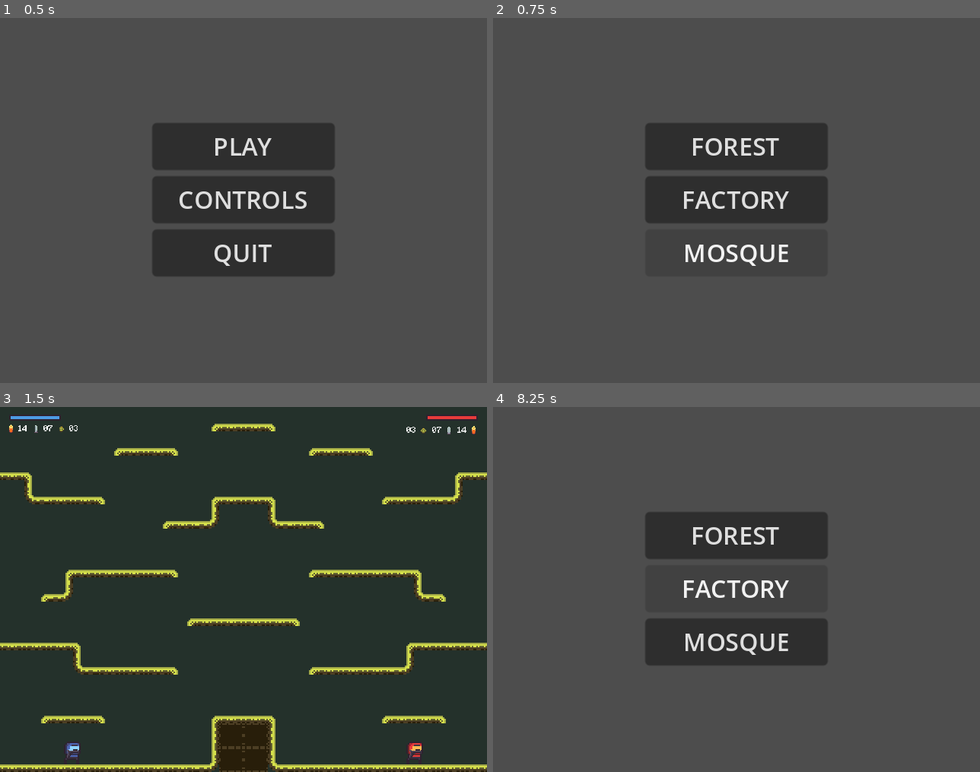
Above: before the commit, frames 1-4 (two rows, left to right).
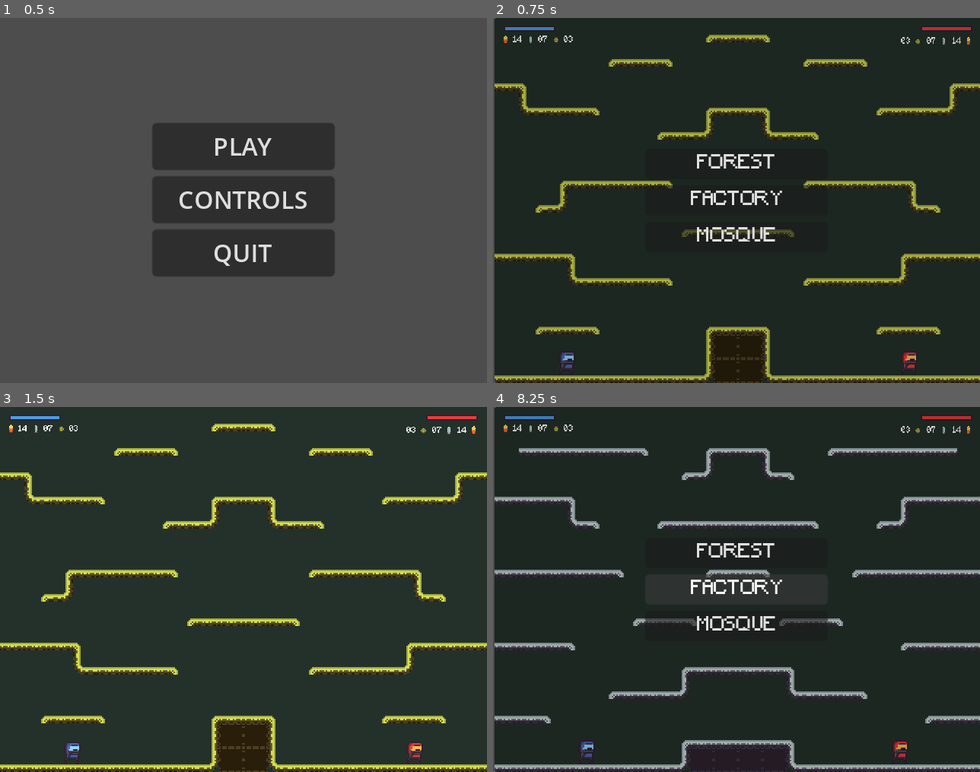
Above: after the commit, the same moments.

Repository: dm1nh/gunbattle
Game: Godot game, scene res://scenes/main_menu.tscn
Two runs of this game, one before a commit and one after it. Both use one fixed random seed, a clock stepped at 60 frames per second and the inputs below.
Inputs (mouse positions are in pixels of both pictures, inside the frame that each line leads up to):
- Up to frame 1 (0.5 s): no input
- Up to frame 2 (0.75 s): click "PLAY" at 0.5 s
- Up to frame 3 (1.5 s): click "FOREST" at 1.25 s
- Up to frame 4 (8.25 s): tap Enter at 2, 5, 6.5 s; move the mouse to (843, 571) at 2.02 s; hold D (b_right) 2.03-2.75 s; tap Space (space) at 2.1, 3.5, 3.8, 5.3, 5.75, 6.05, 6.8, 7.25, 7.55 s; tap W (b_jump) at 2.27, 3.77, 6.02, 6.77, 7.52 s; click "FACTORY" at 2.75 s; move the mouse to (639, 607) at 3.52 s; hold D (b_right) 3.53-4.25 s; tap F (b_fire) at 3.6 s; click "MOSQUE" at 4.25 s; move the mouse to (785, 509) at 5.02 s; hold A (b_left) 5.03-5.78 s; tap S (b_get_box) at 5.1 s; move the mouse to (712, 662) at 5.77 s; hold D (b_right) 5.78-7.28 s; tap H (b_swap_weapon) at 5.85 s; move the mouse to (882, 644) at 6.52 s; tap G (b_throw_grenade) at 6.6 s; move the mouse to (590, 534) at 7.27 s; hold A (b_left) 7.28-8.03 s; tap / (r_fire) at 7.35 s; move the mouse to (760, 589) at 8.02 s; hold D (b_right) from 8.03 s (still down); tap Down (r_get_box) at 8.1 s

Frame 1 is identical in both runs. In frame 2, 92% of the frame differs, in the area x 0-100%, y 0-100%; in frame 3, nothing differs; in frame 4, 90%.

Commit message:
fix: show map overview on map selection menu

Diff:
--- a/scenes/map_selection.gd
+++ b/scenes/map_selection.gd
@@ -11,3 +11,13 @@
 
 func _on_mosque_button_pressed():
 	get_tree().change_scene_to_file("res://scenes/maps/mosque.tscn")
+
+
+func _on_forest_button_mouse_entered():
+	$TextureRect.texture = load("res://graphics/interfaces/maps/forest.png")
+
+func _on_factory_button_mouse_entered():
+	$TextureRect.texture = load("res://graphics/interfaces/maps/factory.png")
+
+func _on_mosque_button_mouse_entered():
+	$TextureRect.texture = load("res://graphics/interfaces/maps/mosque.png")
--- a/scenes/map_selection.tscn
+++ b/scenes/map_selection.tscn
@@ -1,6 +1,8 @@
-[gd_scene load_steps=2 format=3 uid="uid://cku4cht1jke7a"]
+[gd_scene load_steps=4 format=3 uid="uid://cku4cht1jke7a"]
 
 [ext_resource type="Script" path="res://scenes/map_selection.gd" id="1_u3hrt"]
+[ext_resource type="Texture2D" uid="uid://bptvuux1753wk" path="res://graphics/interfaces/maps/forest.png" id="2_df4j1"]
+[ext_resource type="FontFile" uid="uid://bh6ls3ib0ioar" path="res://fonts/Minecraft.ttf" id="2_h7mj1"]
 
 [node name="MapSelection" type="Control"]
 layout_mode = 3
@@ -10,6 +12,21 @@
 grow_horizontal = 2
 grow_vertical = 2
 script = ExtResource("1_u3hrt")
+
+[node name="TextureRect" type="TextureRect" parent="."]
+modulate = Color(0.796243, 0.796243, 0.796243, 1)
+custom_minimum_size = Vector2(320, 240)
+layout_mode = 1
+anchors_preset = 15
+anchor_right = 1.0
+anchor_bottom = 1.0
+offset_left = 1.0
+offset_right = 1.0
+grow_horizontal = 2
+grow_vertical = 2
+texture = ExtResource("2_df4j1")
+expand_mode = 1
+stretch_mode = 5
 
 [node name="MarginContainer" type="MarginContainer" parent="."]
 layout_mode = 1
@@ -31,16 +48,25 @@
 
 [node name="ForestButton" type="Button" parent="MarginContainer/VBoxContainer"]
 layout_mode = 2
+theme_override_fonts/font = ExtResource("2_h7mj1")
+theme_override_font_sizes/font_size = 12
 text = "FOREST"
 
 [node name="FactoryButton" type="Button" parent="MarginContainer/VBoxContainer"]
 layout_mode = 2
+theme_override_fonts/font = ExtResource("2_h7mj1")
+theme_override_font_sizes/font_size = 12
 text = "FACTORY"
 
 [node name="MosqueButton" type="Button" parent="MarginContainer/VBoxContainer"]
 layout_mode = 2
+theme_override_fonts/font = ExtResource("2_h7mj1")
+theme_override_font_sizes/font_size = 12
 text = "MOSQUE"
 
+[connection signal="mouse_entered" from="MarginContainer/VBoxContainer/ForestButton" to="." method="_on_forest_button_mouse_entered"]
 [connection signal="pressed" from="MarginContainer/VBoxContainer/ForestButton" to="." method="_on_forest_button_pressed"]
+[connection signal="mouse_entered" from="MarginContainer/VBoxContainer/FactoryButton" to="." method="_on_factory_button_mouse_entered"]
 [connection signal="pressed" from="MarginContainer/VBoxContainer/FactoryButton" to="." method="_on_factory_button_pressed"]
+[connection signal="mouse_entered" from="MarginContainer/VBoxContainer/MosqueButton" to="." method="_on_mosque_button_mouse_entered"]
 [connection signal="pressed" from="MarginContainer/VBoxContainer/MosqueButton" to="." method="_on_mosque_button_pressed"]
Binary file added: graphics/interfaces/maps/factory.png
Not shown, added: graphics/interfaces/maps/factory.png.import
Binary file added: graphics/interfaces/maps/forest.png
Not shown, added: graphics/interfaces/maps/forest.png.import
Binary file added: graphics/interfaces/maps/mosque.png
Not shown, added: graphics/interfaces/maps/mosque.png.import
